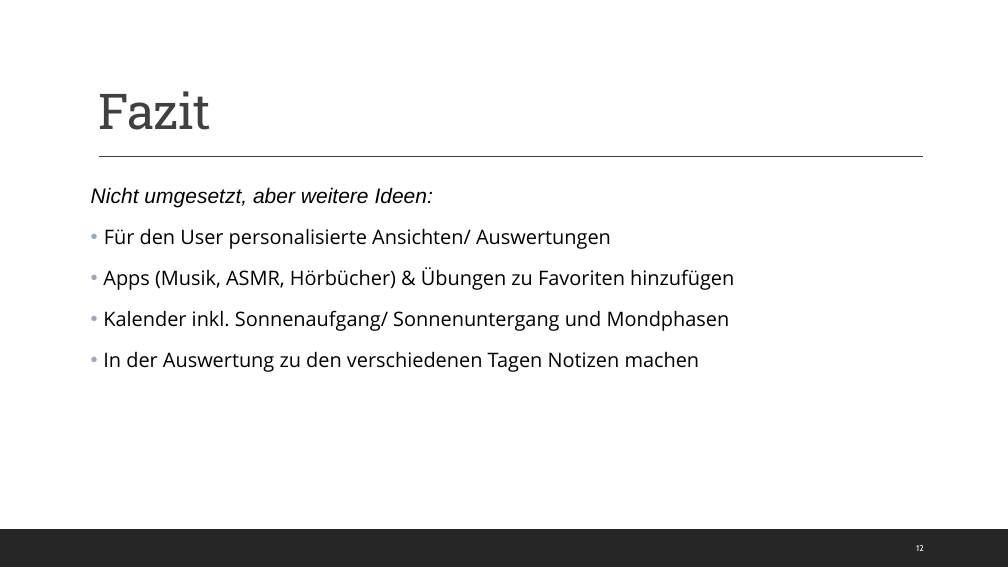
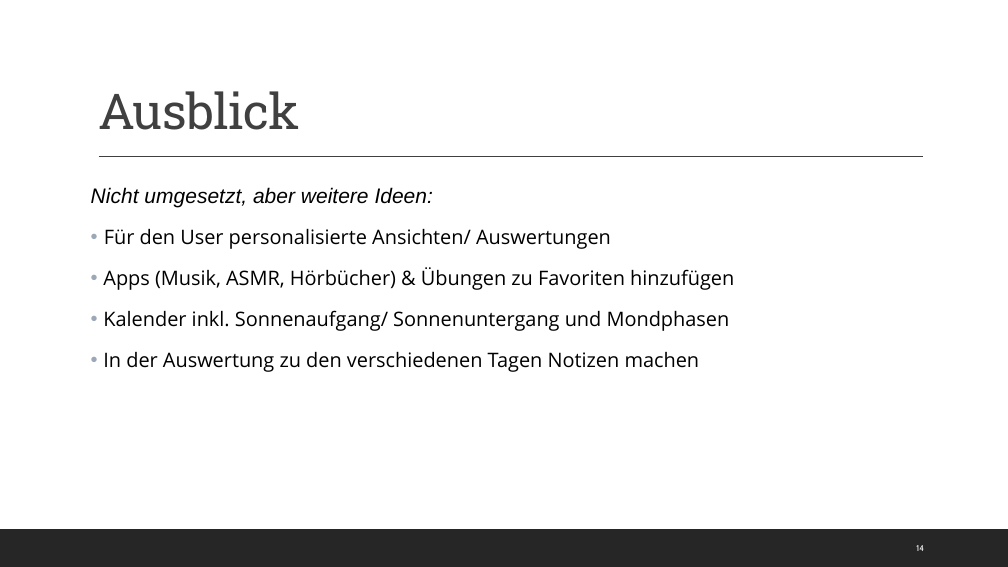
Before and after one commit to Kplacken/EPWS2020SerttasPlackenhohn, a slide deck: slide 14 of Audits/Audit 4/WS2020_SerttasPlackenhohn_Audit4.pptx (slide 12 before the commit). Drawn at 1008x567 pixels with LibreOffice and Linux fonts; fonts in the diff are those of the drawing. Boxes give left, top, right and bottom in pixels: in the first picture for what was removed or moved away, otherwise in the second. Text is boxed around its words. In the diff, an @@ line names an element or a change of style, - is before the commit and + after.

```diff
--- a/Audits/Audit 4/WS2020_SerttasPlackenhohn_Audit4.pptx
+++ b/Audits/Audit 4/WS2020_SerttasPlackenhohn_Audit4.pptx
@@ title at (98, 91, 300, 130): text changed @@
-Fazit
+Ausblick
@@ page number at (916, 545, 924, 551): text changed @@
-12
+14
```
Also in this commit, not shown: 2 other slides changed, 3 slides added, 1 slide removed.
